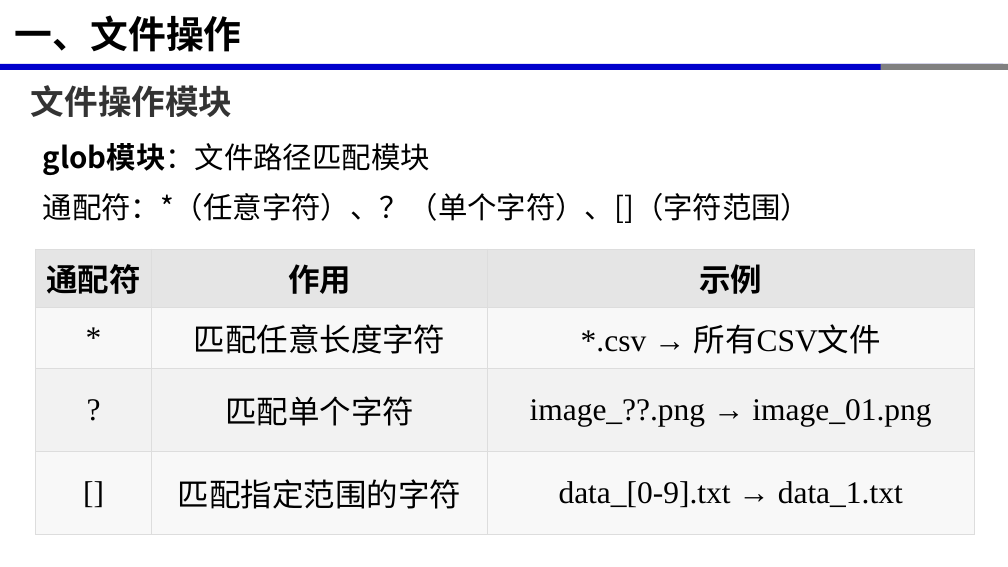
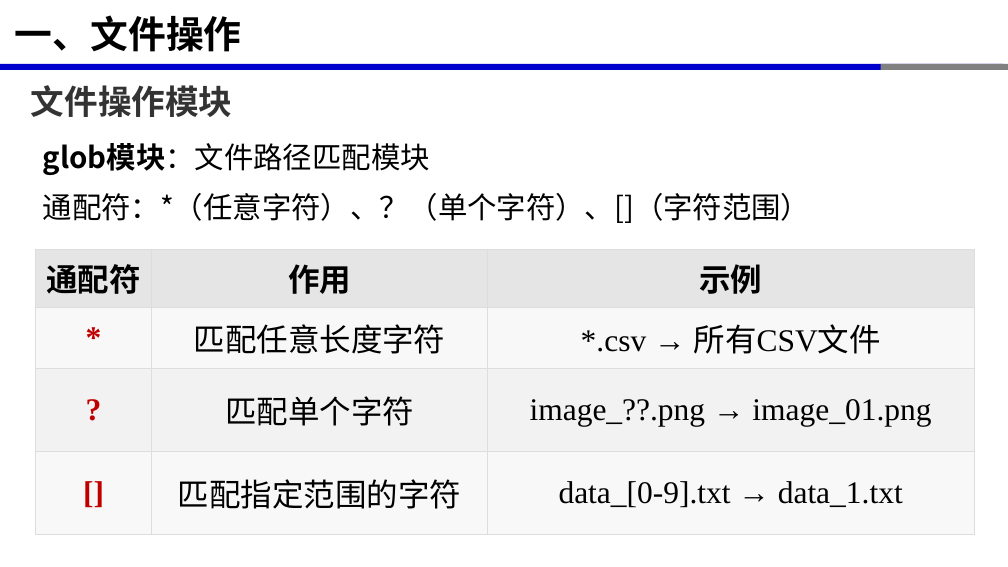
Before and after one commit to xinluo2018/programming-basics, a slide deck: slide 9 of 第5章-文件操作与异常处理/第5章-文件操作与异常处理.pptx. Drawn at 1008x567 pixels with LibreOffice and Linux fonts; fonts in the diff are those of the drawing. Boxes give left, top, right and bottom in pixels: in the first picture for what was removed or moved away, otherwise in the second. Text is boxed around its words. In the diff, an @@ line names an element or a change of style, - is before the commit and + after.

```diff
--- a/第5章-文件操作与异常处理/第5章-文件操作与异常处理.pptx
+++ b/第5章-文件操作与异常处理/第5章-文件操作与异常处理.pptx
@@ table at (36, 249, 975, 534) @@
@@ text colour #000000 to #C00000, bold on in "*", "?", "[]" @@
```
Also in this commit, not shown: 6 other slides changed, 11 other files.
